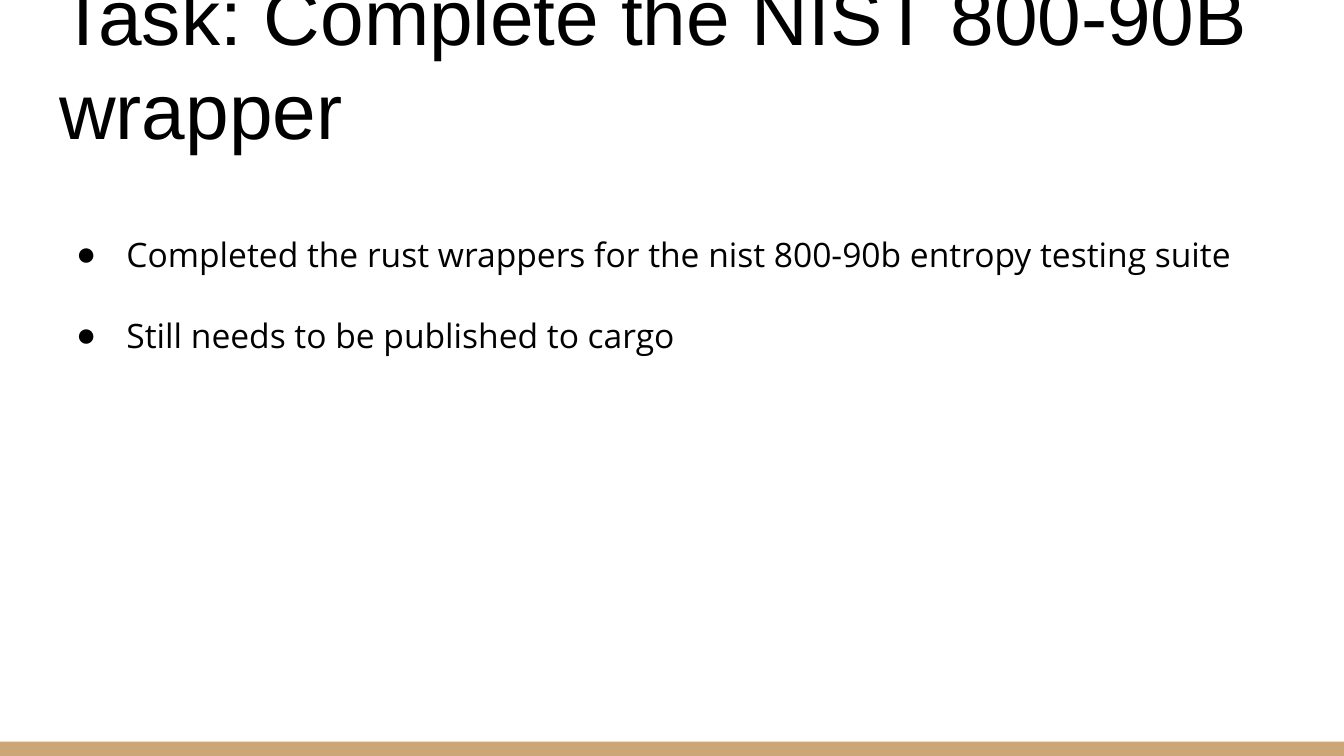
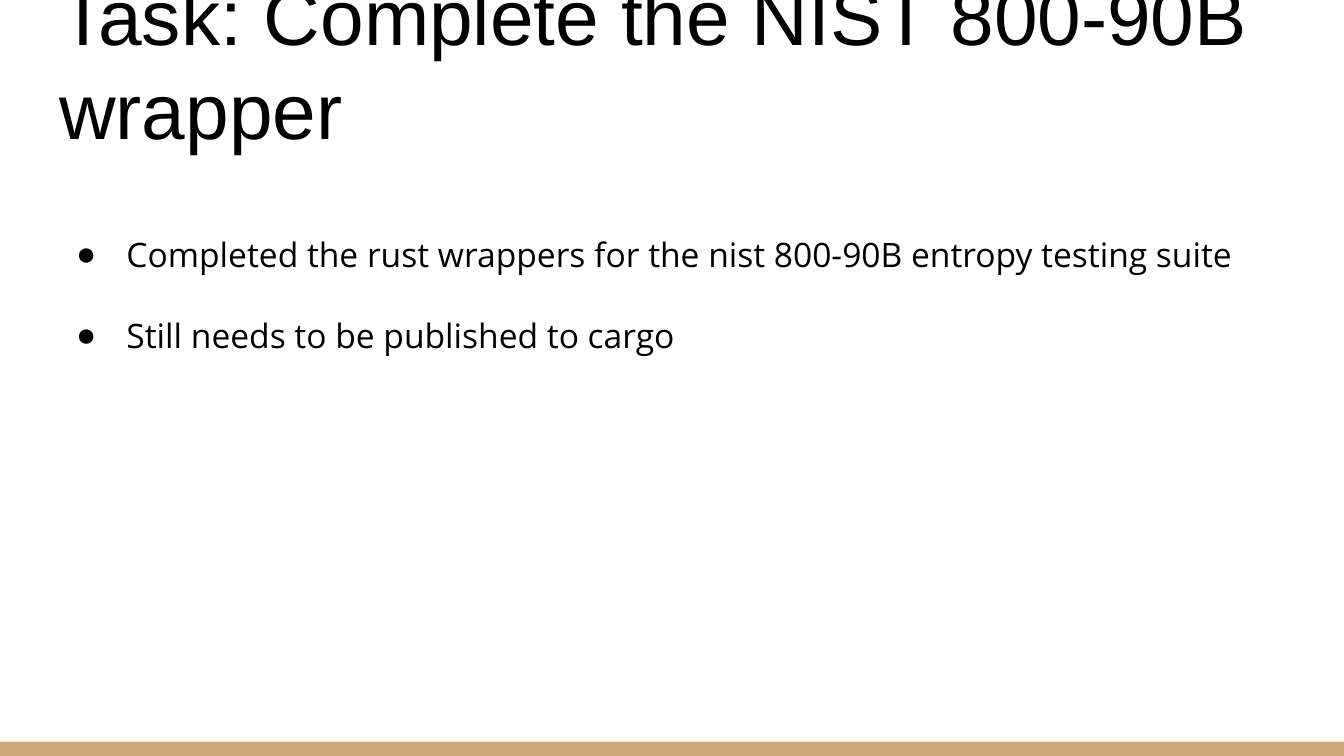
Before and after one commit to prismaticr/prismaticr.github.io, a slide deck: slide 3 of docs/milestone_3/Milestone_3_Presentation.pptx. Drawn at 1344x756 pixels with LibreOffice and Linux fonts; fonts in the diff are those of the drawing. Boxes give left, top, right and bottom in pixels: in the first picture for what was removed or moved away, otherwise in the second. Text is boxed around its words. In the diff, an @@ line names an element or a change of style, - is before the commit and + after.

```diff
--- a/docs/milestone_3/Milestone_3_Presentation.pptx
+++ b/docs/milestone_3/Milestone_3_Presentation.pptx
@@ text at (126, 241, 1232, 275): text changed @@
-● Completed the rust wrappers for the nist 800-90b entropy testing suite
+● Completed the rust wrappers for the nist 800-90B entropy testing suite
```
Also in this commit, not shown: 3 other slides changed, 1 other file.
